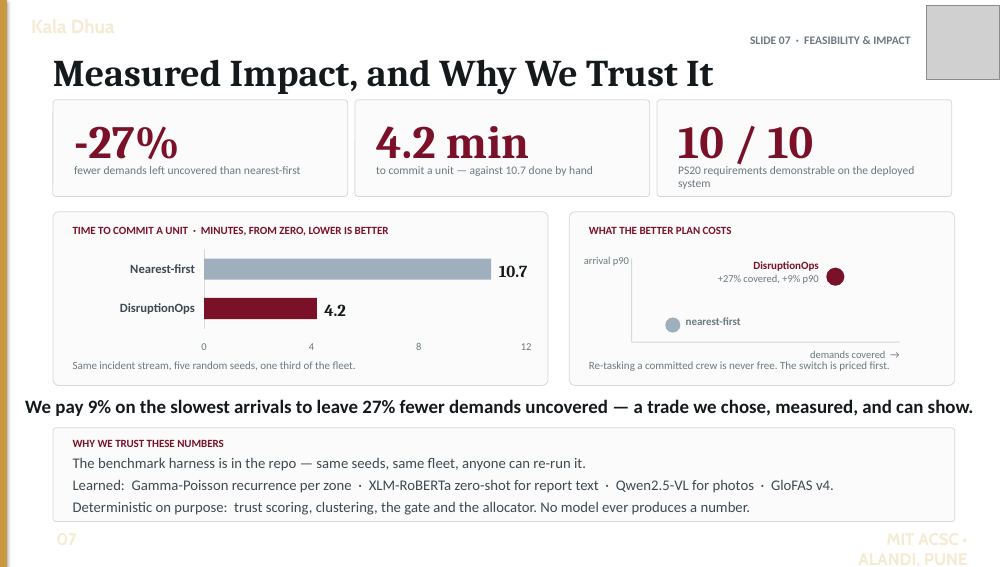
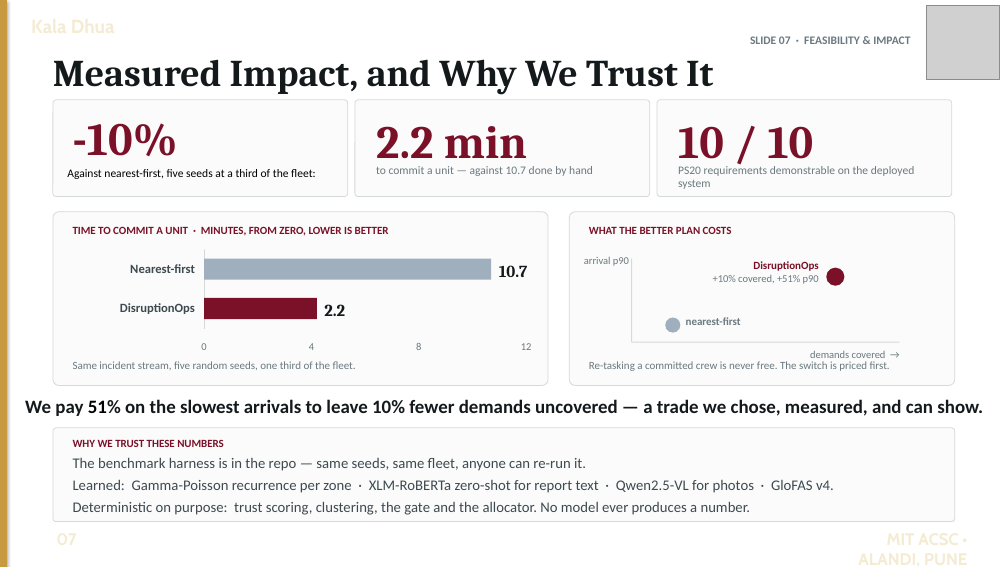
Before and after one commit to officialayush23/DisruptionOps, a slide deck: slide 8 of docs/KH131.pptx. Drawn at 1008x567 pixels with LibreOffice and Linux fonts; fonts in the diff are those of the drawing; grey boxes stand for pictures. Boxes give left, top, right and bottom in pixels: in the first picture for what was removed or moved away, otherwise in the second. Text is boxed around its words. In the diff, an @@ line names an element or a change of style, - is before the commit and + after.

```diff
--- a/docs/KH131.pptx
+++ b/docs/KH131.pptx
@@ text at bbox=[73, 123, 178, 156]: text changed @@
--27%
+-10%
@@ text at bbox=[376, 126, 527, 168]: text changed @@
-4.2 min
+2.2 min
@@ text at bbox=[67, 169, 316, 179]: text changed; text colour #6B7980 to #000000 @@
-fewer demands left uncovered than nearest-first
+Against nearest-first, five seeds at a third of the fleet:
@@ text at bbox=[713, 275, 819, 284]: text changed @@
-+27% covered, +9% p90
++10% covered, +51% p90
@@ text at bbox=[324, 304, 345, 316]: text changed @@
-4.2
+2.2
@@ text at bbox=[25, 399, 983, 416]: text changed @@
-We pay 9% on the slowest arrivals to leave 27% fewer demands uncovered — a trade we chose, measured, and can show.
+We pay 51% on the slowest arrivals to leave 10% fewer demands uncovered — a trade we chose, measured, and can show.
```
Also in this commit, not shown: 6 other files.
